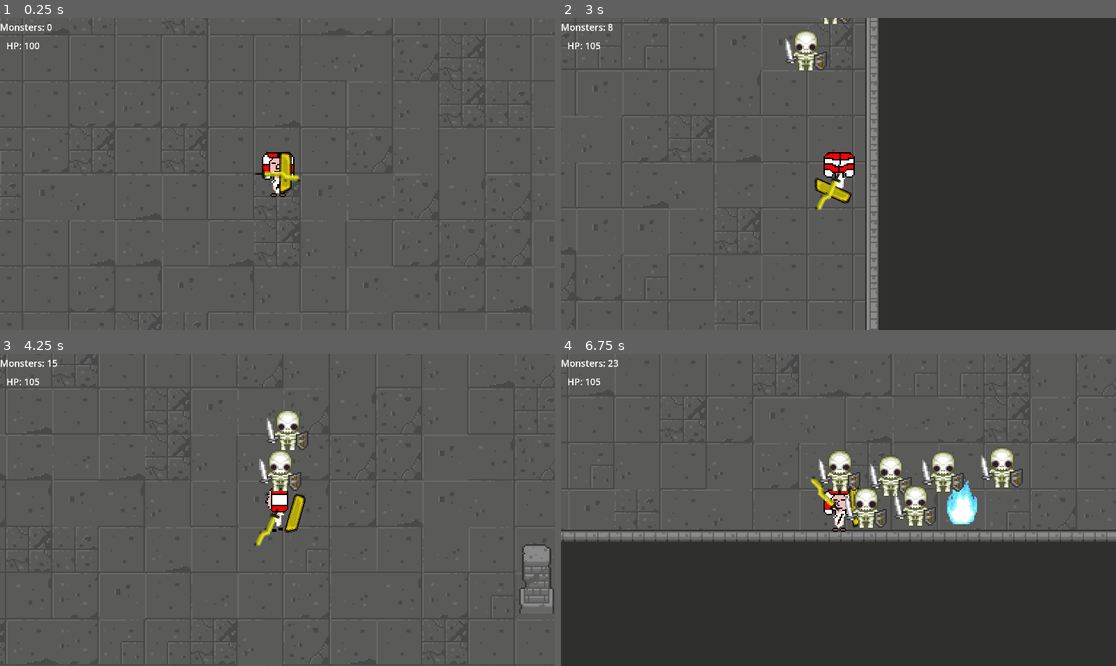
Above: before the commit, frames 1-4 (two rows, left to right).
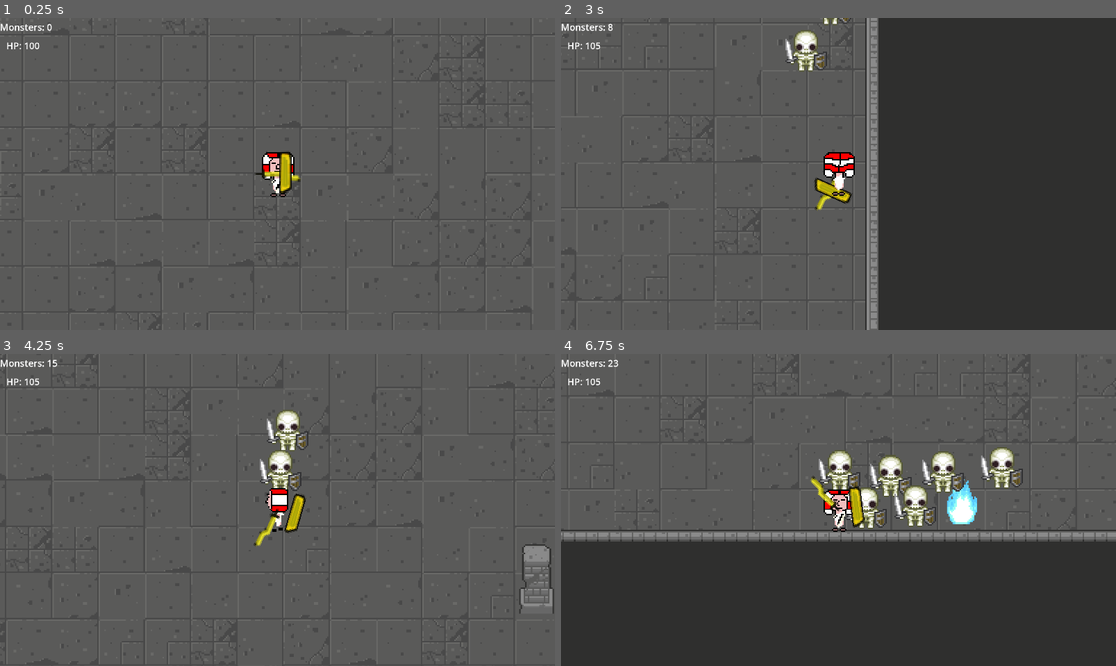
Above: after the commit, the same moments.

Repository: zstenger93/GitHub_Game_Off_2023
Game: Godot game, scene res://Scenes/main_scene.tscn
Same seed, same stepped clock (60 frames per second), same inputs: the game is played once before the commit and once after it.
Inputs (mouse positions are in pixels of both pictures, inside the frame that each line leads up to):
- Up to frame 1 (0.25 s): no input
- Up to frame 2 (3 s): move the mouse to (960, 158) at 0.52 s; press the mouse at (960, 158) at 0.53 s; hold Right (move_right) 0.53-1.28 s; move the mouse to (727, 189) at 1.27 s; release the mouse at (727, 189) at 1.28 s; hold S (move_down) 1.28-2.03 s; right-click (727, 189) at 1.35 s; move the mouse to (894, 105) at 2.02 s; press the mouse at (894, 105) at 2.03 s; hold Right (move_right) 2.03-2.78 s; move the mouse to (810, 236) at 2.77 s; release the mouse at (810, 236) at 2.78 s; hold Up (move_up) from 2.78 s (still down); right-click (810, 236) at 2.85 s
- Up to frame 3 (4.25 s): move the mouse to (444, 556) at 3.52 s; release Up (move_up) at 3.53 s; press the mouse at (444, 556) at 3.53 s; hold A (move_left) from 3.53 s (still down)
- Up to frame 4 (6.75 s): move the mouse to (672, 463) at 4.27 s; release the mouse at (672, 463) at 4.28 s; right-click (672, 463) at 4.35 s; move the mouse to (866, 510) at 5.02 s; release A (move_left) at 5.03 s; press the mouse at (866, 510) at 5.03 s; hold S (move_down) 5.03-5.78 s; move the mouse to (755, 432) at 5.77 s; release the mouse at (755, 432) at 5.78 s; hold Right (move_right) 5.78-6.53 s; right-click (755, 432) at 5.85 s; move the mouse to (960, 494) at 6.52 s; press the mouse at (960, 494) at 6.53 s; hold Up (move_up) from 6.53 s (still down)

The runs differ from the first frame. In frame 1, less than 0.1% of the frame differs, in the area x 50-53%, y 49-53%; in frame 2, less than 0.1%; in frame 3, 0.1%; in frame 4, 0.3%, in the area x 48-55%, y 42-56%.

Commit message:
Added Fixes in animation layering

Diff:
--- a/Scales_Of_Anubis/Prefabs/player.tscn
+++ b/Scales_Of_Anubis/Prefabs/player.tscn
@@ -167,11 +167,11 @@
 [sub_resource type="RectangleShape2D" id="RectangleShape2D_7v1nc"]
 size = Vector2(21, 28)
 
+[sub_resource type="RectangleShape2D" id="RectangleShape2D_g0462"]
+size = Vector2(31, 3.12416)
+
 [sub_resource type="RectangleShape2D" id="RectangleShape2D_qjgm0"]
 size = Vector2(15, 29)
-
-[sub_resource type="RectangleShape2D" id="RectangleShape2D_g0462"]
-size = Vector2(31, 3.12416)
 
 [node name="player" type="CharacterBody2D"]
 script = ExtResource("2_jpjtu")
@@ -191,6 +191,16 @@
 
 [node name="UI" parent="Camera/Canvas" instance=ExtResource("3_3bnxm")]
 
+[node name="khopesh" type="Sprite2D" parent="."]
+scale = Vector2(1, 0.960257)
+texture = ExtResource("4_8tk4p")
+
+[node name="swordCol" type="Area2D" parent="khopesh"]
+
+[node name="CollisionShape2D" type="CollisionShape2D" parent="khopesh/swordCol"]
+position = Vector2(0.5, 0.520694)
+shape = SubResource("RectangleShape2D_g0462")
+
 [node name="shield" type="Sprite2D" parent="."]
 texture = ExtResource("3_co4du")
 
@@ -200,16 +210,6 @@
 position = Vector2(8.5, -0.5)
 shape = SubResource("RectangleShape2D_qjgm0")
 
-[node name="khopesh" type="Sprite2D" parent="."]
-scale = Vector2(1, 0.960257)
-texture = ExtResource("4_8tk4p")
-
-[node name="swordCol" type="Area2D" parent="khopesh"]
-
-[node name="CollisionShape2D" type="CollisionShape2D" parent="khopesh/swordCol"]
-position = Vector2(0.5, 0.520694)
-shape = SubResource("RectangleShape2D_g0462")
-
+[connection signal="body_entered" from="khopesh/swordCol" to="." method="_on_Sword_enemy_body_entered"]
 [connection signal="area_exited" from="shield/shieldCol" to="." method="_on_Shield_col_area_exited"]
 [connection signal="body_entered" from="shield/shieldCol" to="." method="_on_Shield_enemy_body_entered"]
-[connection signal="body_entered" from="khopesh/swordCol" to="." method="_on_Sword_enemy_body_entered"]
--- a/Scales_Of_Anubis/Scripts/Player.gd
+++ b/Scales_Of_Anubis/Scripts/Player.gd
@@ -26,6 +26,30 @@
 
 	if health <= 0:
 		get_tree().reload_current_scene()
+
+func _animationController(totalVelocity):
+	khopesh.z_index = 2
+	shield.z_index = 3
+	if (totalVelocity < 60):
+		sprite.play("idle")
+		sprite.z_index = 1
+	else:
+		if (velocity.x * velocity.x > velocity.y * velocity.y):
+			if (velocity.x < 0):
+				sprite.play("left")
+				sprite.z_index = 1
+			else:
+				sprite.play("right")
+				sprite.z_index = 1
+		else:
+			if (velocity.y < 0):
+				sprite.play("up")
+				sprite.z_index = 4
+			else:
+				sprite.z_index = 1
+				khopesh.z_index = 3
+				shield.z_index = 2
+				sprite.play("down")
 
 func _movment(speed, totalVelocity):
 	if velocity.x != 0:
@@ -62,19 +86,6 @@
 		if velocity.x < speed * speedMP:
 			if totalVelocity < speed * speedMP:
 				velocity.x += speed
-	if (totalVelocity < 30):
-		sprite.play("idle")
-	else:
-		if (velocity.x * velocity.x > velocity.y * velocity.y):
-			if (velocity.x < 0):
-				sprite.play("left")
-			else:
-				sprite.play("right")
-		else:
-			if (velocity.y < 0):
-				sprite.play("up")
-			else:
-				sprite.play("down")
 
 func _changeSize(size):
 	var mouse_position = get_global_mouse_position()
@@ -96,6 +107,7 @@
 	size = baseHealth / health;
 	var totalVelocity : float = sqrt(velocity.x * velocity.x + velocity.y * velocity.y)
 	_movment(speed, totalVelocity)
+	_animationController(totalVelocity)
 	_changeSize(size)
 	move_and_slide()
 
Binary file added: Scales_Of_Anubis/Prefabs/AnubiFlame.gif
Binary file added: Scales_Of_Anubis/Sprites/AnubiFlame.gif
Binary file added: Scales_Of_Anubis/Sprites/Effects/AnubiFlame.gif
Binary file added: Scales_Of_Anubis/Sprites/Player/AnubiFlame.gif
Binary file added: Scales_Of_Anubis/Sprites/Title Screen/anubis.png
Not shown, added: Scales_Of_Anubis/Sprites/Title Screen/anubis.png.import
Not shown, changed: Scales_Of_Anubis/.DS_Store
Not shown, changed: Scales_Of_Anubis/Sprites/.DS_Store
